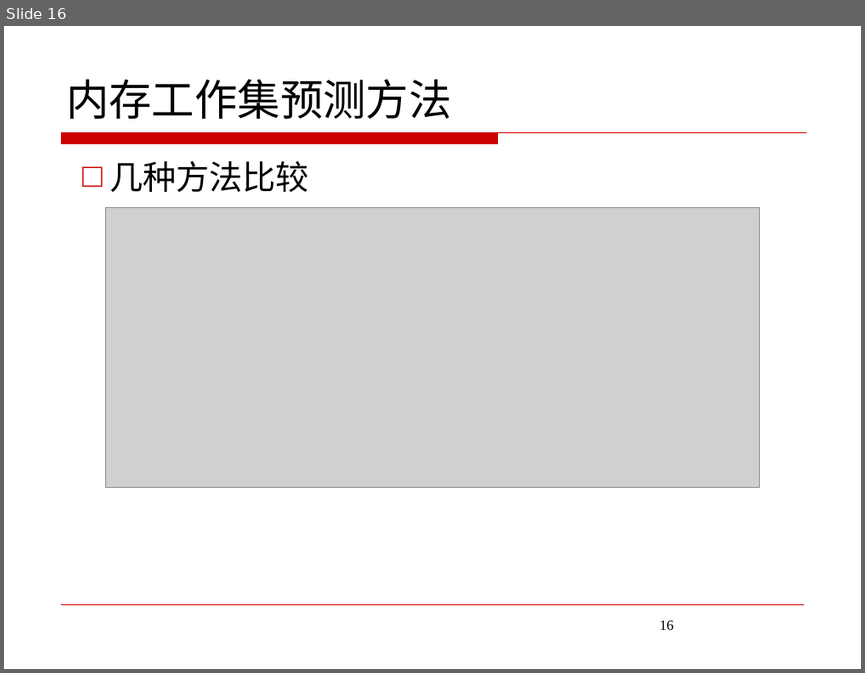
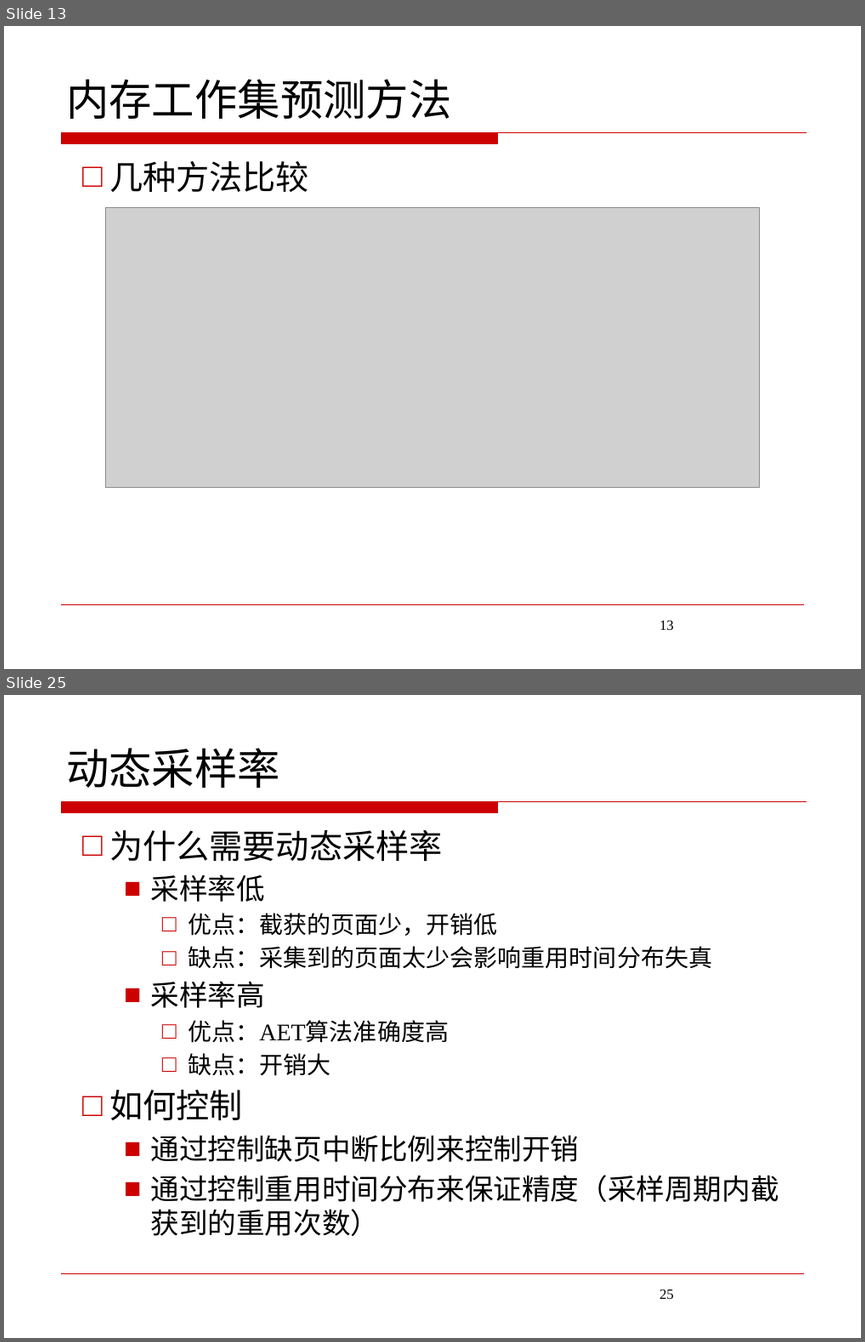
Before and after one commit to JoeHF/aet_data, a slide deck: 答辩/答辩ppt.pptx. Shown one above the other, each under a label of ours: slide 16 before the commit, slides 13 and 25 after it; the slides between them are not shown. The pictures are 865x673 and 865x1342 pixels, drawn with LibreOffice and Linux fonts; fonts in the diff are those of the drawing; grey boxes stand for pictures; background and template pictures are left out. Boxes give left, top, right and bottom in pixels: in the first picture for what was removed or moved away, otherwise in the second. Text is boxed around its words. In the diff, an @@ line names an element or a change of style, - is before the commit and + after.

```diff
--- a/答辩/答辩ppt.pptx
+++ b/答辩/答辩ppt.pptx
@@ slide 25 added at (4,695,861,1338), background #FFFFFF; not listed: 2 template elements that a slide beside it also shows @@
@@ title added at (66,748,280,788), 36 pt, text #000000 @@
+动态采样率
@@ text added at (109,830,778,1236), 24 pt, text #000000 @@
+□ 为什么需要动态采样率
+  ■ 采样率低
+    □ 优点：截获的页面少，开销低
+    □ 缺点：采集到的页面太少会影响重用时间分布失真
+  ■ 采样率高
+    □ 优点：AET算法准确度高
+    □ 缺点：开销大
+□ 如何控制
+  ■ 通过控制缺页中断比例来控制开销
+  ■ 通过控制重用时间分布来保证精度（采样周期内截获到的重用次数）
@@ page number added at (659,1289,674,1299), 12 pt, text #000000 @@
+25
@@ what was slide 16 is now slide 13 @@
@@ page number at (659,620,674,630): text changed @@
-16
+13
```
Also in this commit, not shown: 9 slides changed, 22 other slides added, 19 slides removed, 11 other files.
